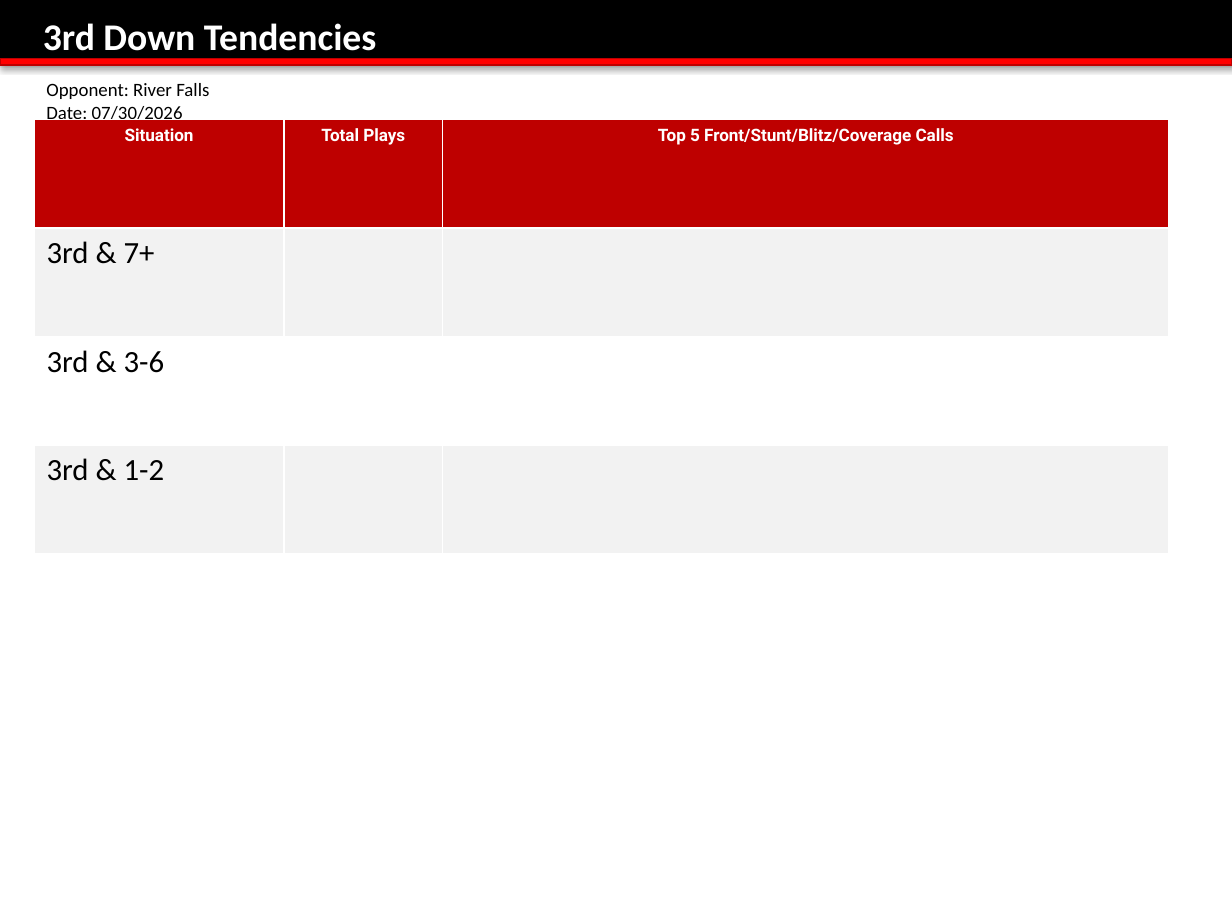
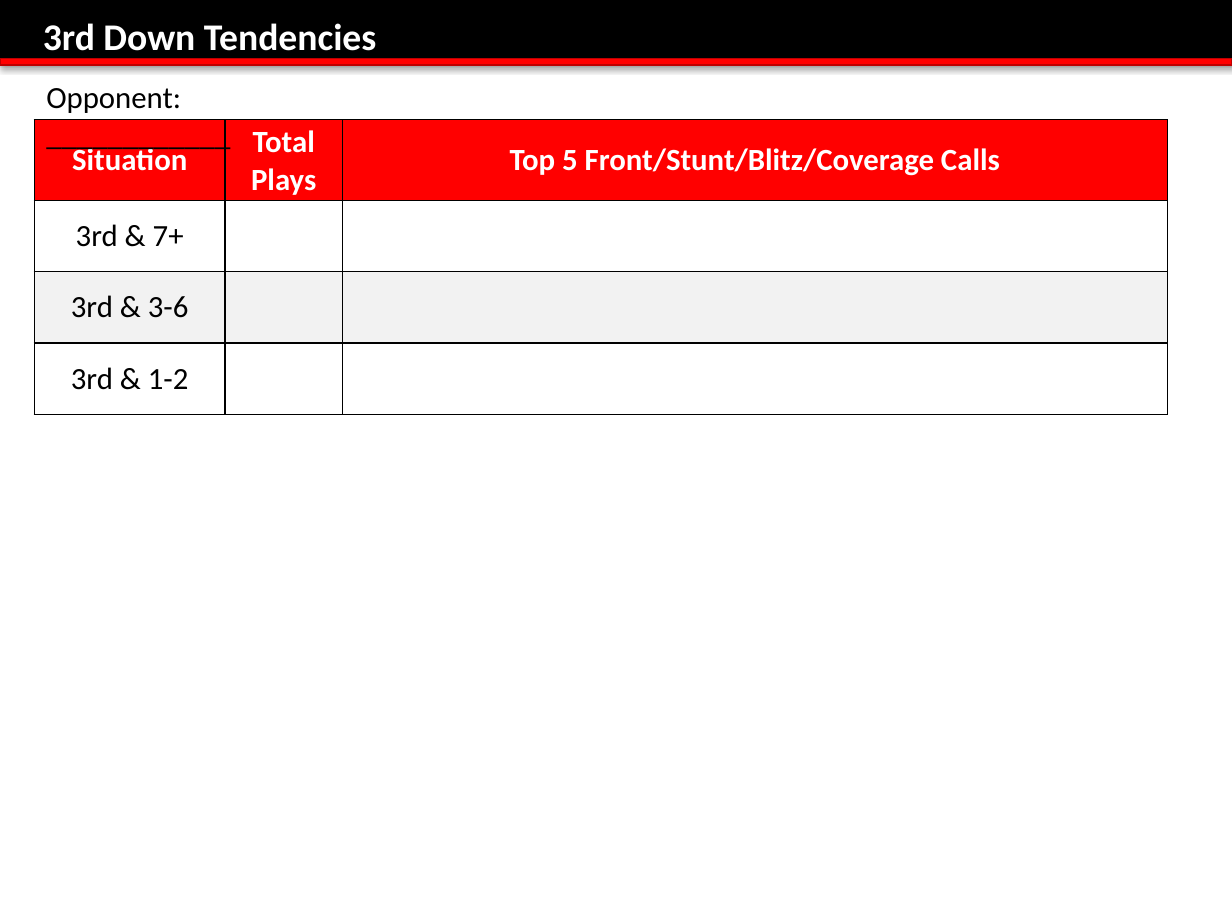
Before and after one commit to coacheigenberger/app-based-off-report, a slide deck: slide 4 of MASTER DEF Breakdown Template.pptx (slide 5 before the commit). Drawn at 1232x924 pixels with LibreOffice and Linux fonts; fonts in the diff are those of the drawing; background and template pictures are left out. Boxes give left, top, right and bottom in pixels: in the first picture for what was removed or moved away, otherwise in the second. Text is boxed around its words. In the diff, an @@ line names an element or a change of style, - is before the commit and + after.

```diff
--- a/MASTER DEF Breakdown Template.pptx
+++ b/MASTER DEF Breakdown Template.pptx
@@ text at (x1=46, y1=88, x2=181, y2=113): text changed; size 11 to 18 pt @@
-Opponent: River Falls Date: 07/30/2026
+Opponent: ____________
@@ table at (x1=34, y1=120, x2=1168, y2=553) @@
@@ fill #BE0000 to #FF0000 in row 1 @@
@@ fill #F2F2F2 to #FFFFFF in 6 cells @@
@@ fill #FFFFFF to #F2F2F2 in row 3 @@
@@ size 10 to 18 pt, font Roboto to Calibri in "Situation", "Total Plays", "Top 5 Front/Stunt/Blitz/Coverage Calls" @@
@@ alignment left to centre @@
@@ borders changed @@
```
Also in this commit, not shown: 5 other slides changed, 1 slide removed, 2 other files.
